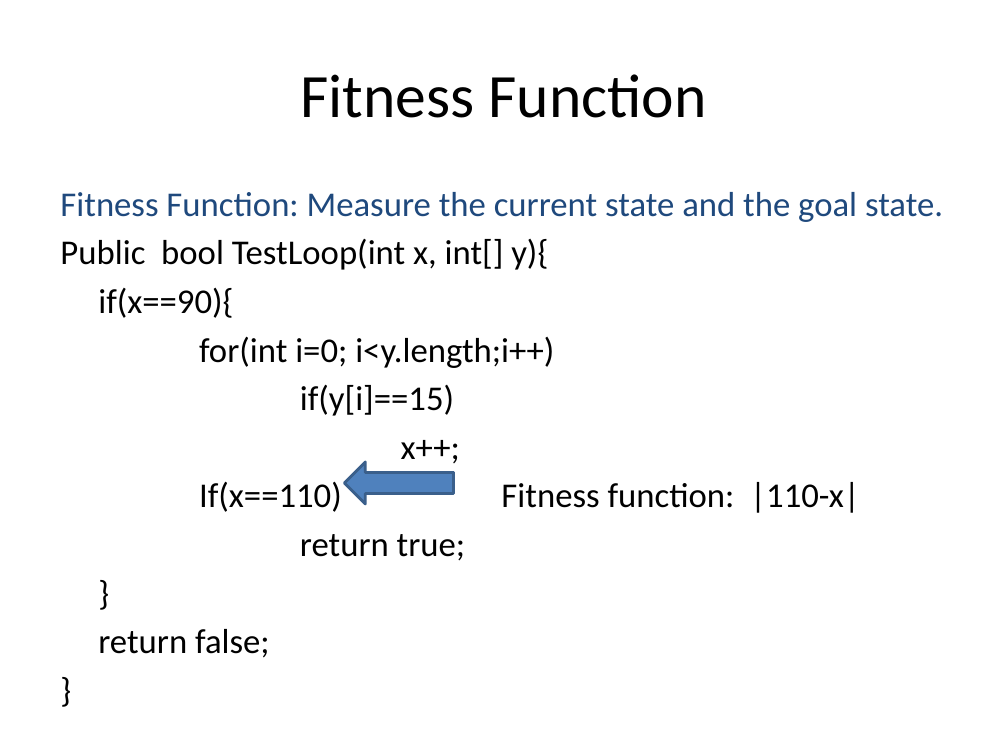
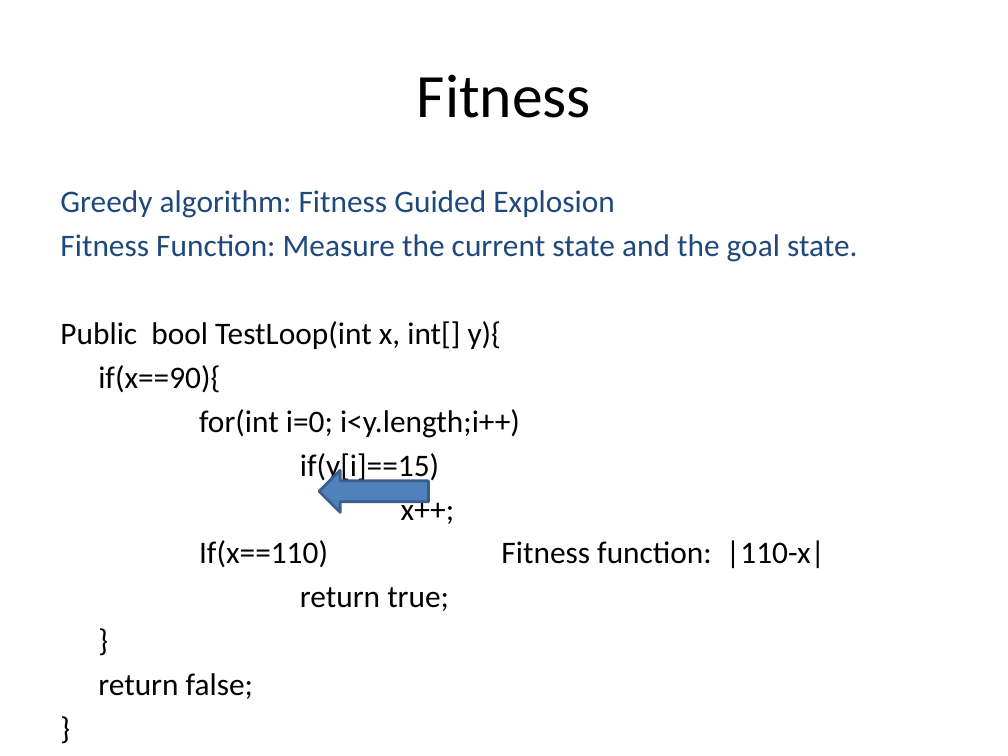
Before and after one commit to mentaman/cspat, a slide deck: slide 7 of Course/707 Theory of Computation/Fitness Guided Path Exploration in Automated Test Generation.pptx (slide 11 before the commit). Drawn at 1008x756 pixels with LibreOffice and Linux fonts; fonts in the diff are those of the drawing; background and template pictures are left out. Boxes give left, top, right and bottom in pixels: in the first picture for what was removed or moved away, otherwise in the second. Text is boxed around its words. In the diff, an @@ line names an element or a change of style, - is before the commit and + after.

```diff
--- a/Course/707 Theory of Computation/Fitness Guided Path Exploration in Automated Test Generation.pptx
+++ b/Course/707 Theory of Computation/Fitness Guided Path Exploration in Automated Test Generation.pptx
@@ title at box(417, 74, 591, 118): text changed @@
-Fitness Function
+Fitness
@@ text at box(60, 190, 615, 218): paragraph added @@
+Greedy algorithm: Fitness Guided Explosion
@@ text at box(60, 234, 858, 611): size 24.8 to 22.4 pt in "Fitness Function: Measure the current state and ...", "Public bool TestLoop(int x, int[] y){", "if(x==90){", "for(int i=0; i<y.length;i++)" and 7 more places @@
@@ left arrow: place and size @@
-left arrow at box(345, 462, 454, 504)
+left arrow at box(320, 471, 428, 513)
```
Also in this commit, not shown: 3 other slides changed, 3 slides added, 5 slides removed.
